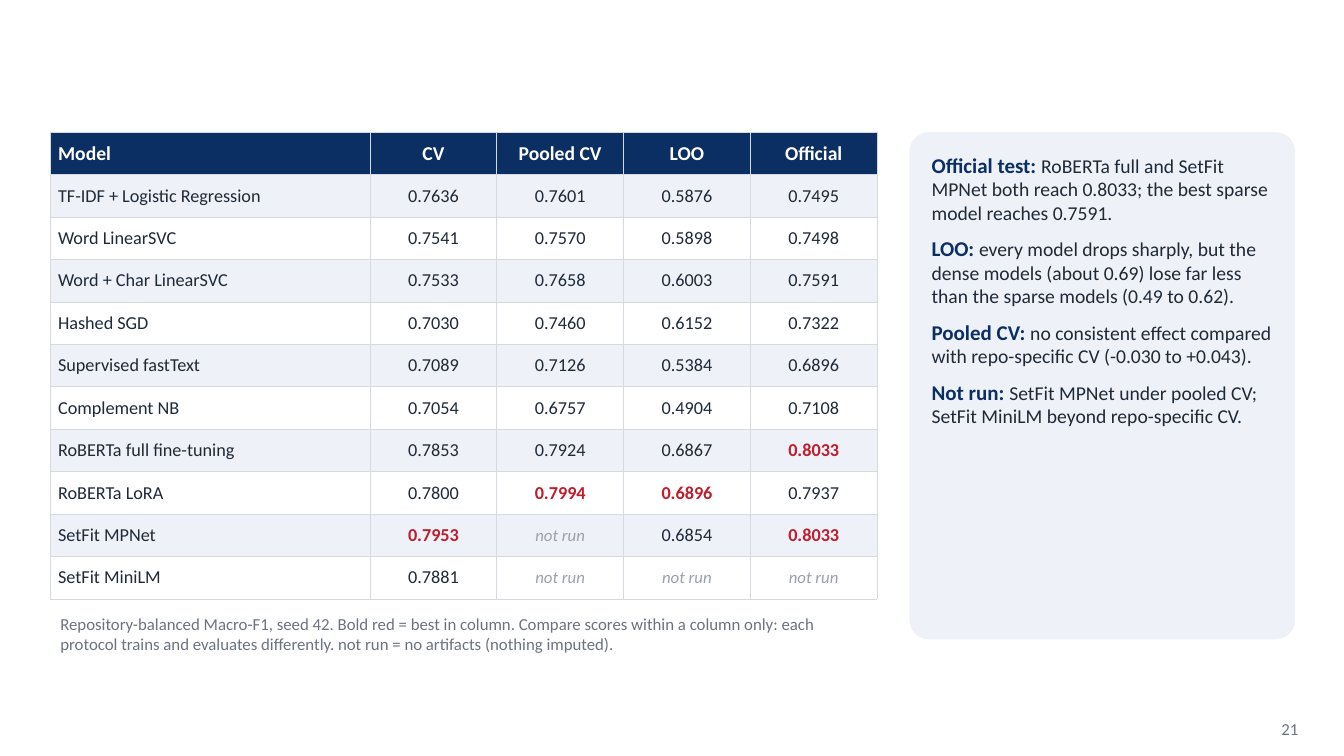
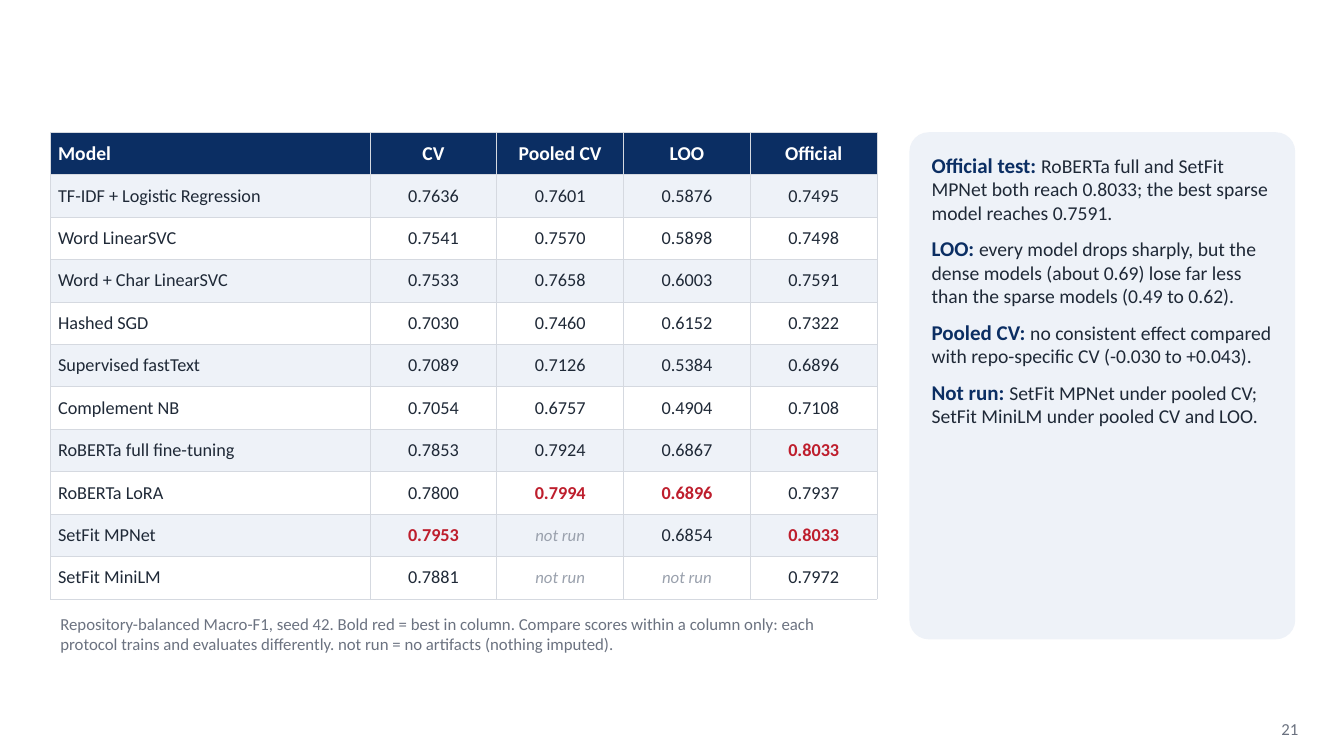
Before and after one commit to kiet21042003/nlbse24-issue-classification, a slide deck: slide 21 of presentation/Seminar_2_Slides.pptx. Drawn at 1344x756 pixels with LibreOffice and Linux fonts; fonts in the diff are those of the drawing; background and template pictures are left out. Boxes give left, top, right and bottom in pixels: in the first picture for what was removed or moved away, otherwise in the second. Text is boxed around its words. In the diff, an @@ line names an element or a change of style, - is before the commit and + after.

```diff
--- a/presentation/Seminar_2_Slides.pptx
+++ b/presentation/Seminar_2_Slides.pptx
@@ table at bbox=[50, 132, 878, 599] @@
-row 11, column 5: not run
+row 11, column 5: 0.7972
@@ text in rounded rectangle at bbox=[932, 386, 1258, 426]: text changed @@
-Not run: SetFit MPNet under pooled CV; SetFit MiniLM beyond repo-specific CV.
+Not run: SetFit MPNet under pooled CV; SetFit MiniLM under pooled CV and LOO.
```
Also in this commit, not shown: 1 other slide changed, 14 other files.
